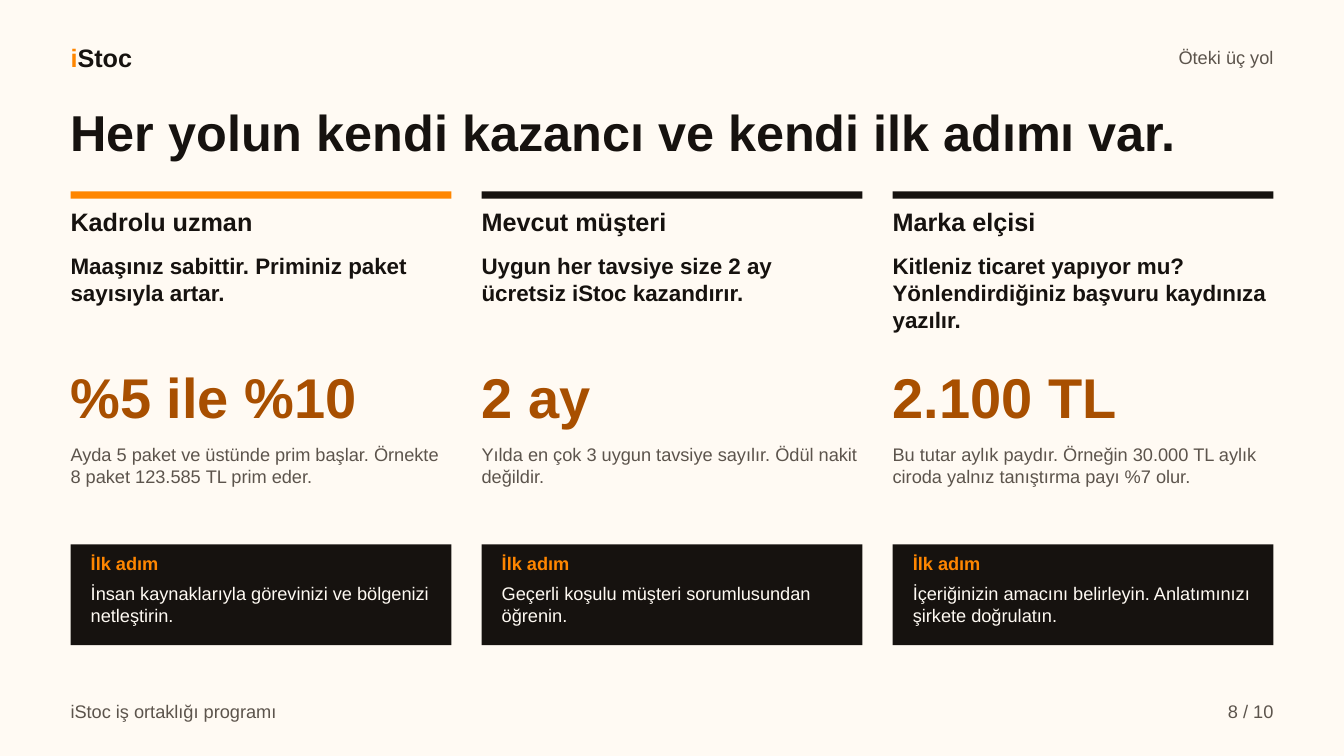
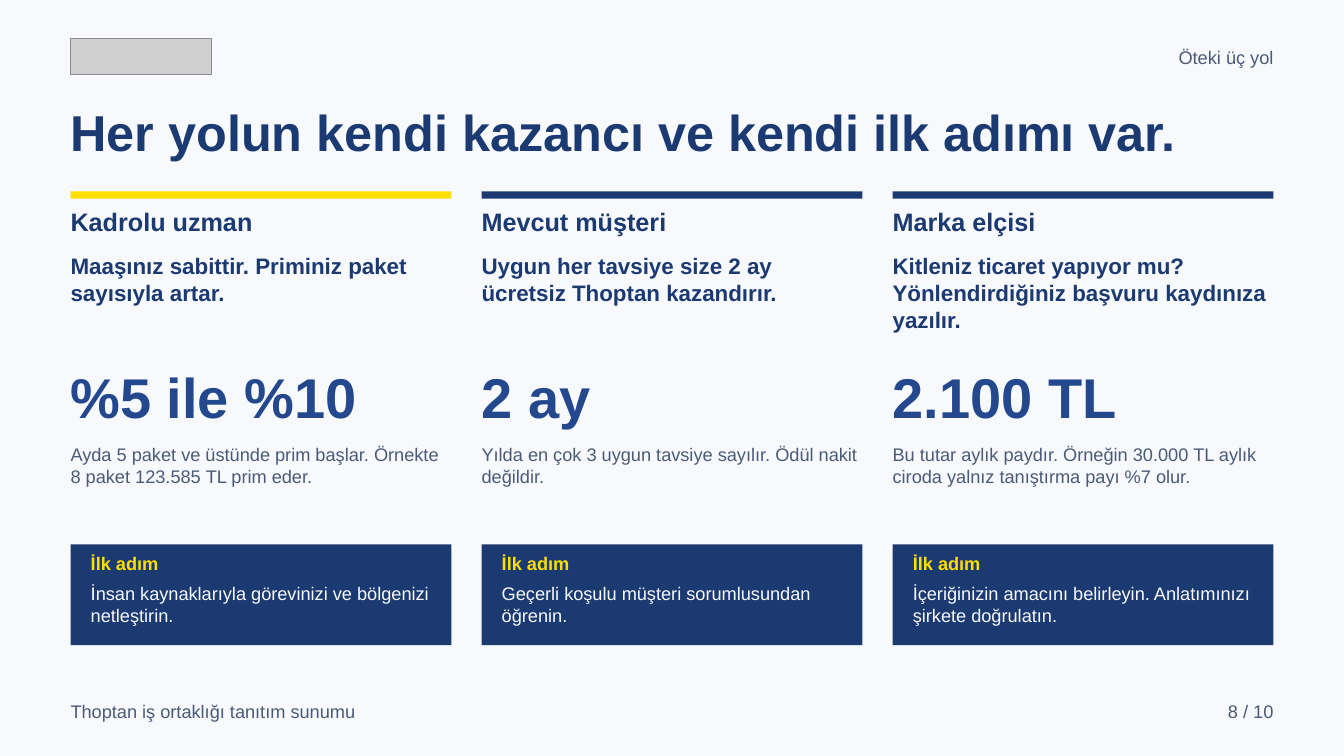
Before and after one commit to karacaismail/19ekim, a slide deck: slide 8 of public/indir/istoc/istoc-is-ortakligi-sunum.pptx. Drawn at 1344x756 pixels with LibreOffice and Linux fonts; fonts in the diff are those of the drawing; grey boxes stand for pictures. Boxes give left, top, right and bottom in pixels: in the first picture for what was removed or moved away, otherwise in the second. Text is boxed around its words. In the diff, an @@ line names an element or a change of style, - is before the commit and + after.

Commit message:
iStoc tanıtım setini Thoptan markasına taşı
Üç belgenin asıl markası artık Thoptan'dır. Web adresi thoptan.com olur.
El kitapçığının adı "Thoptan iş ortaklığı kılavuzu" olur.
Görsel sunumun ve PPTX'in adı "Thoptan iş ortaklığı tanıtım sunumu" olur.

- Kapakta, üst bilgide ve son sayfada Thoptan logosu durur.
- "Connect to iStoc" imzası yalnız kapakta ve son sayfada durur.
- Ürün ve hizmet cümlelerinde özne Thoptan olur.
- Renkler lacivert #23488d, #1c3a72 ve sarı #fcde00 olur. Turuncu kalmadı.
- Üretici turuncu rengi, "İSTOÇ" adını ve iStoc ile başlayan cümleyi reddeder.
- Sitedeki "Tanıtım dosyaları" bölümünde dosya adları Thoptan olur.
- Dosya yolları, sayılar, oranlar, fiyatlar ve süreler değişmedi.

```diff
--- a/public/indir/istoc/istoc-is-ortakligi-sunum.pptx
+++ b/public/indir/istoc/istoc-is-ortakligi-sunum.pptx
@@ background #FFFAF3 to #F7F9FC @@
@@ text removed at (71, 48, 133, 68) @@
-iStoc
@@ picture added at (71, 38, 212, 75) @@
@@ rectangle at (71, 192, 452, 199): fill #FF8600 to #FCDE00 @@
@@ text at (482, 257, 776, 306): text changed; text colour #16120F to #1C3A72 @@
-Uygun her tavsiye size 2 ay ücretsiz iStoc kazandırır.
+Uygun her tavsiye size 2 ay ücretsiz Thoptan kazandırır.
@@ text colour #16120F to #1C3A72 in 6 elements at (71, 114, 1176, 161), (71, 212, 253, 232), (71, 257, 406, 306), (482, 212, 666, 237), (893, 212, 1035, 237), (893, 257, 1265, 333) @@
@@ text colour #A84F00 to #23488D in 3 elements at (71, 377, 357, 419), (482, 379, 590, 428), (893, 379, 1116, 419) @@
@@ fill #16120F to #1C3A72 in 5 elements at (71, 544, 452, 645), (482, 192, 863, 199), (482, 544, 863, 645), (893, 192, 1274, 199), (893, 544, 1274, 645) @@
@@ text colour #FF8600 to #FCDE00 in 3 elements at (91, 556, 158, 570), (502, 556, 569, 570), (913, 556, 980, 570) @@
@@ text colour #FFFAF3 to #F7F9FC in 3 elements at (91, 586, 429, 626), (502, 586, 810, 626), (913, 586, 1250, 626) @@
@@ text at (71, 704, 356, 722): text changed; text colour #5C544C to #4A5A78 @@
-iStoc iş ortaklığı programı
+Thoptan iş ortaklığı tanıtım sunumu
@@ text colour #5C544C to #4A5A78 in 5 elements at (1179, 50, 1273, 68), (71, 447, 439, 487), (482, 447, 857, 487), (893, 447, 1256, 487), (1228, 705, 1273, 718) @@
```
Also in this commit, not shown: 9 other slides changed, 44 other files.
